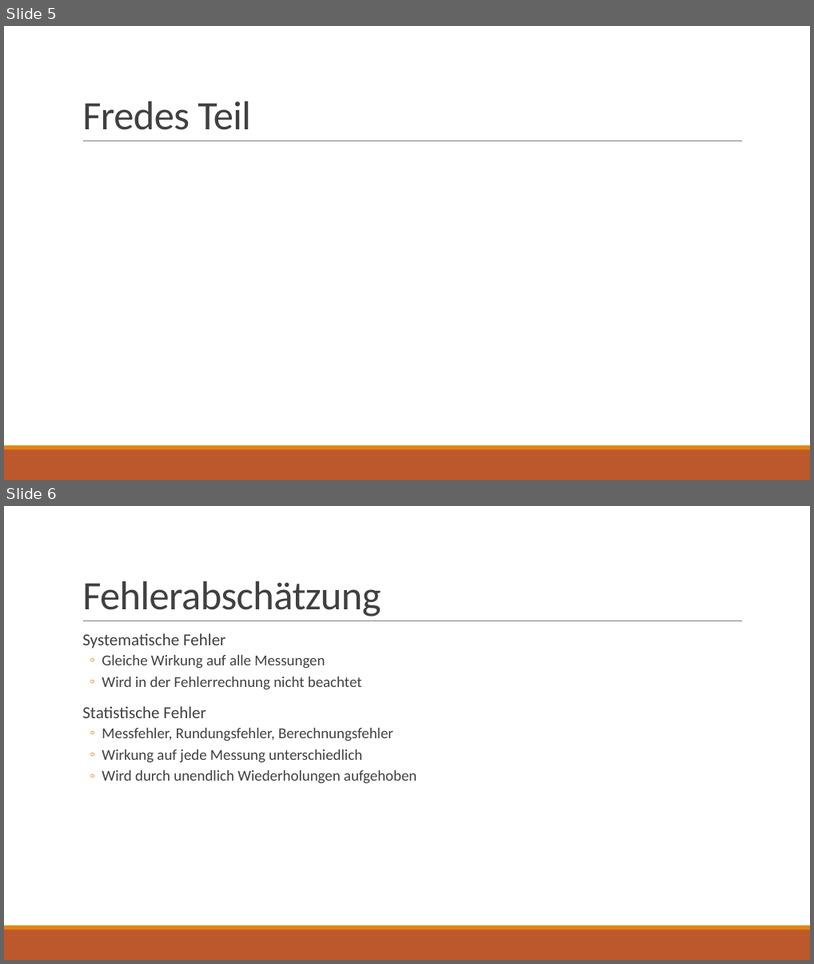
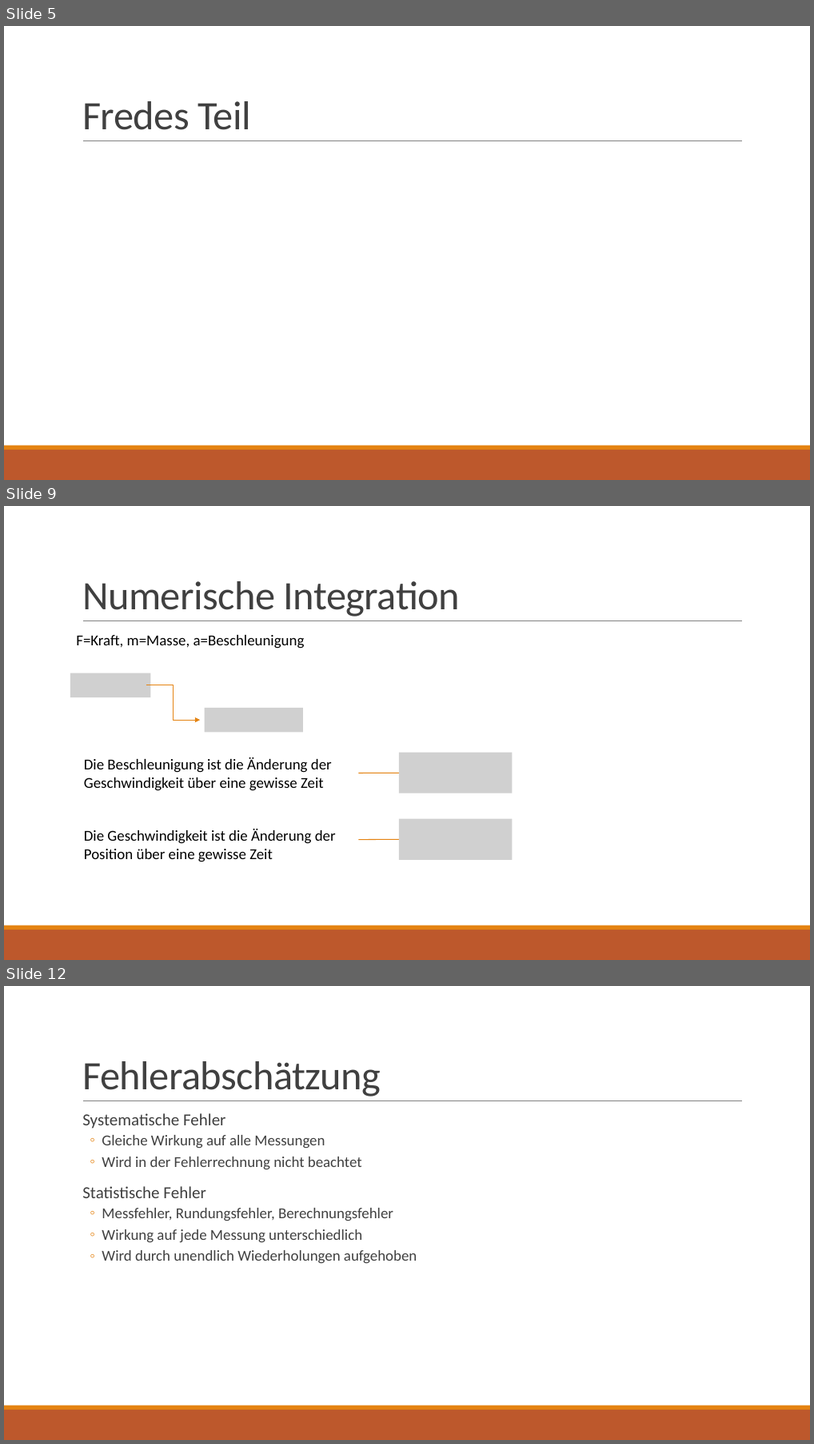
Before and after one commit to Voxen4/Planetarium, a slide deck: Simulation des Sonnensytem.pptx. Shown one above the other, each under a label of ours: slides 5 and 6 before the commit, slides 5, 9 and 12 after it; the slides between them are not shown. The pictures are 814x964 and 814x1444 pixels, drawn with LibreOffice and Linux fonts; fonts in the diff are those of the drawing; grey boxes stand for pictures. Boxes give left, top, right and bottom in pixels: in the first picture for what was removed or moved away, otherwise in the second. Text is boxed around its words. In the diff, an @@ line names an element or a change of style, - is before the commit and + after.

```diff
--- a/Simulation des Sonnensytem.pptx
+++ b/Simulation des Sonnensytem.pptx
@@ slide 9 added at box(4, 506, 810, 960), background #FFFFFF; not listed: 3 template elements that a slide beside it also shows @@
@@ title added at box(82, 581, 460, 616), 48 pt, text #404040 @@
+Numerische Integration
@@ text added at box(76, 635, 305, 648), 18 pt, text #000000 @@
+F=Kraft, m=Masse, a=Beschleunigung
@@ picture added at box(70, 673, 151, 697) @@
@@ elbow arrow added from (146, 685) to (200, 720), #E48312 1 pt @@
@@ picture added at box(205, 708, 303, 732) @@
@@ text added at box(84, 757, 332, 791), 18 pt, text #000000 @@
+Die Beschleunigung ist die Änderung der Geschwindigkeit über eine gewisse Zeit
@@ picture added at box(399, 752, 512, 793) @@
@@ arrow added from (358, 772) to (413, 772), #E48312 1 pt @@
@@ text added at box(84, 828, 336, 862), 18 pt, text #000000 @@
+Die Geschwindigkeit ist die Änderung der Position über eine gewisse Zeit
@@ arrow added from (358, 840) to (413, 840), #E48312 1 pt @@
@@ picture added at box(399, 819, 512, 860) @@
@@ what was slide 6 is now slide 12 @@
```
Also in this commit, not shown: 5 other slides added.
